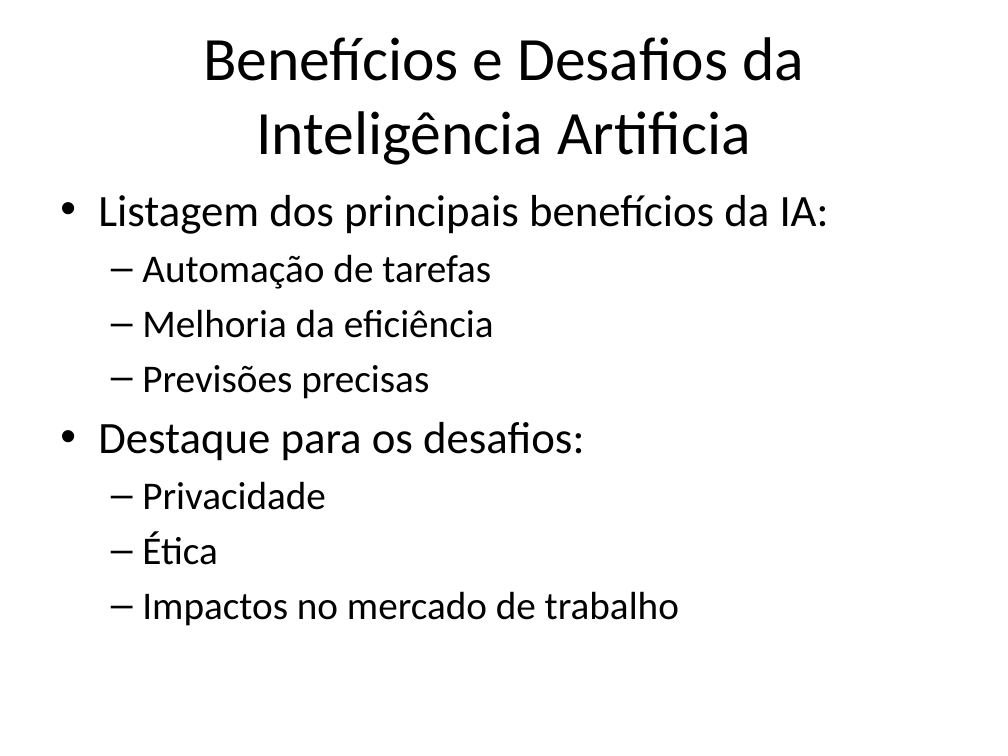
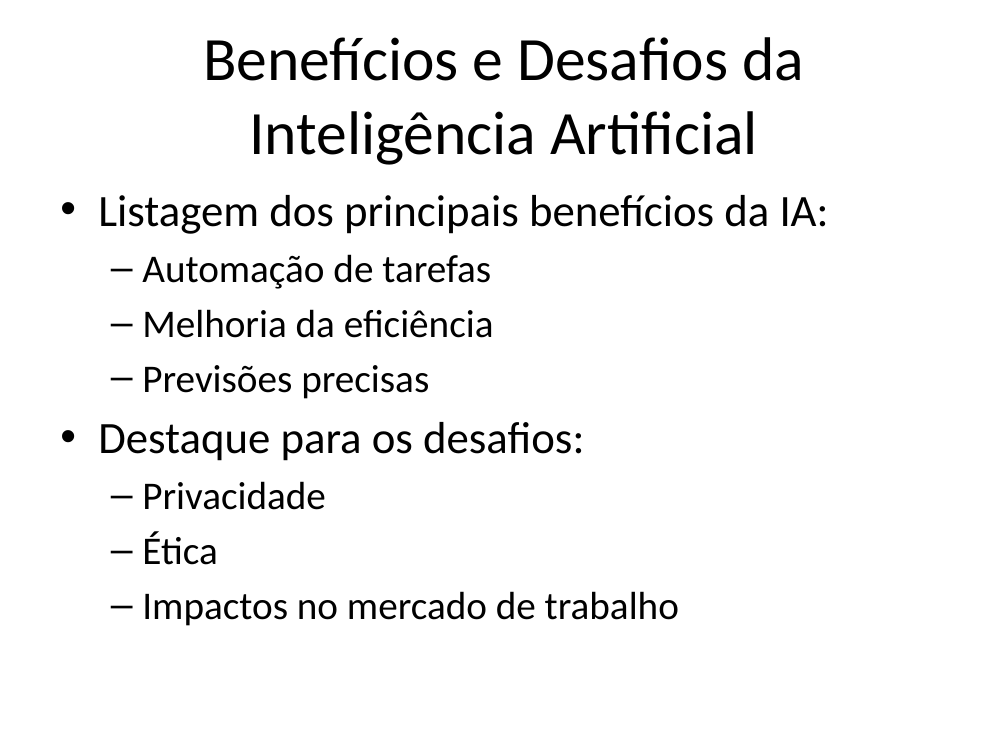
Before and after one commit to lcdlemos/EstagioNutes, a slide deck: slide 4 of Slides/roteiro_apresentacao.pptx. Drawn at 1008x756 pixels with LibreOffice and Linux fonts; fonts in the diff are those of the drawing. Boxes give left, top, right and bottom in pixels: in the first picture for what was removed or moved away, otherwise in the second. Text is boxed around its words. In the diff, an @@ line names an element or a change of style, - is before the commit and + after.

```diff
--- a/Slides/roteiro_apresentacao.pptx
+++ b/Slides/roteiro_apresentacao.pptx
@@ title at <box>203,37,804,165</box>: text changed @@
-Benefícios e Desafios da Inteligência Artificia
+Benefícios e Desafios da Inteligência Artificial
```
Also in this commit, not shown: 1 other slide changed, 2 slides added, 2 other files.
